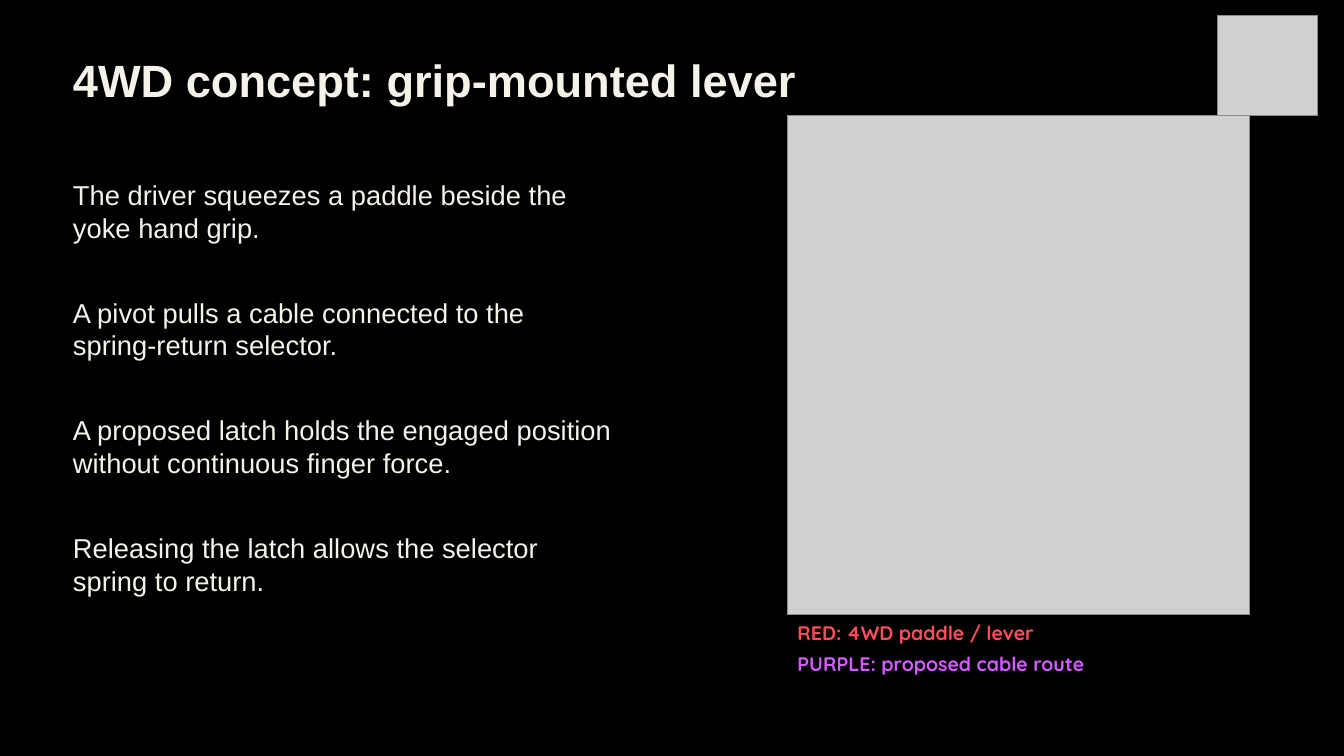
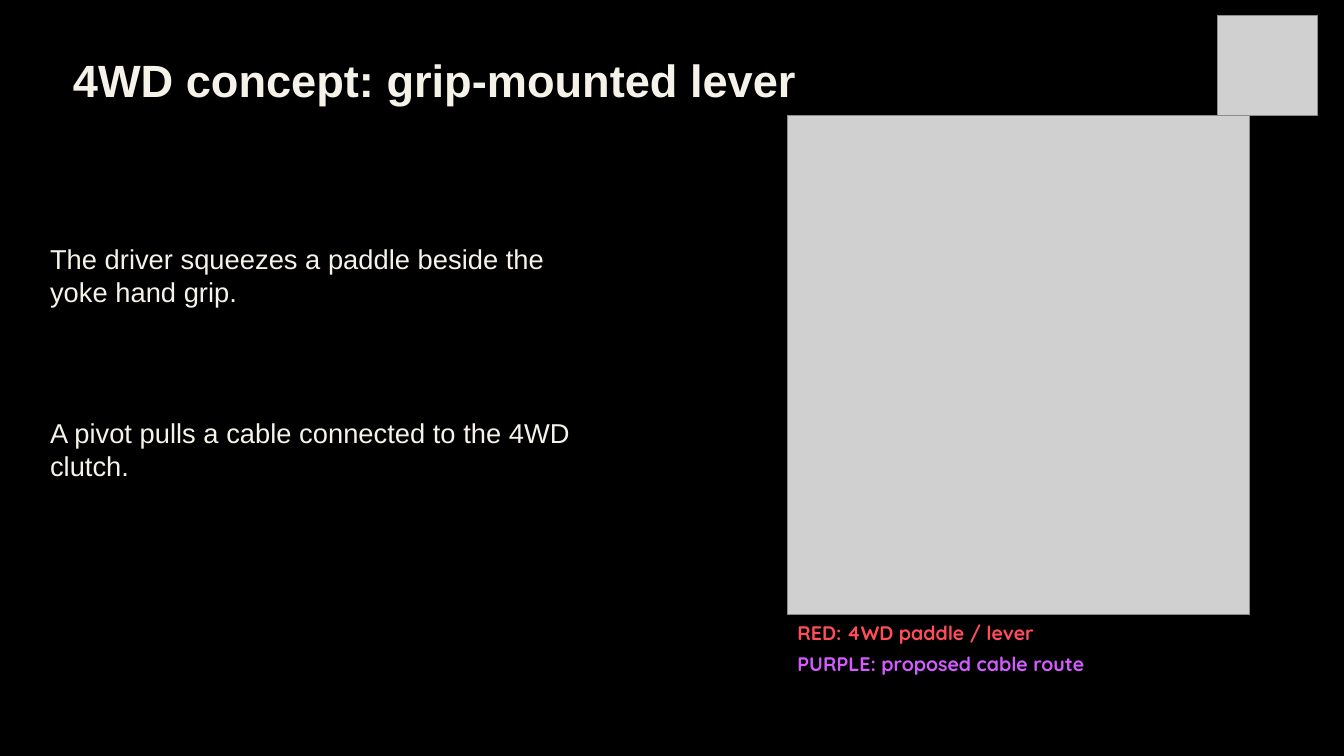
Before and after one commit to Polowater123/Aggie-Baja-Controls-The-A.B.C.-, a slide deck: slide 12 of PDR Draft.pptx. Drawn at 1344x756 pixels with LibreOffice and Linux fonts; fonts in the diff are those of the drawing; grey boxes stand for pictures. Boxes give left, top, right and bottom in pixels: in the first picture for what was removed or moved away, otherwise in the second. Text is boxed around its words. In the diff, an @@ line names an element or a change of style, - is before the commit and + after.

```diff
--- a/PDR Draft.pptx
+++ b/PDR Draft.pptx
@@ text "The driver squeezes a paddle ...": place and size @@
-text "The driver squeezes a paddle ..." at bbox=[73, 185, 567, 243]
+text "The driver squeezes a paddle ..." at bbox=[50, 249, 544, 307]
@@ text at bbox=[50, 423, 570, 477]: text changed @@
-A pivot pulls a cable connected to the spring-return selector.
+A pivot pulls a cable connected to the 4WD clutch.
@@ text removed at bbox=[73, 420, 611, 478] @@
-A proposed latch holds the engaged position without continuous finger force.
@@ text removed at bbox=[73, 538, 538, 595] @@
-Releasing the latch allows the selector spring to return.
```
Also in this commit, not shown: 6 other slides changed, 2 slides added, 3 slides removed.
